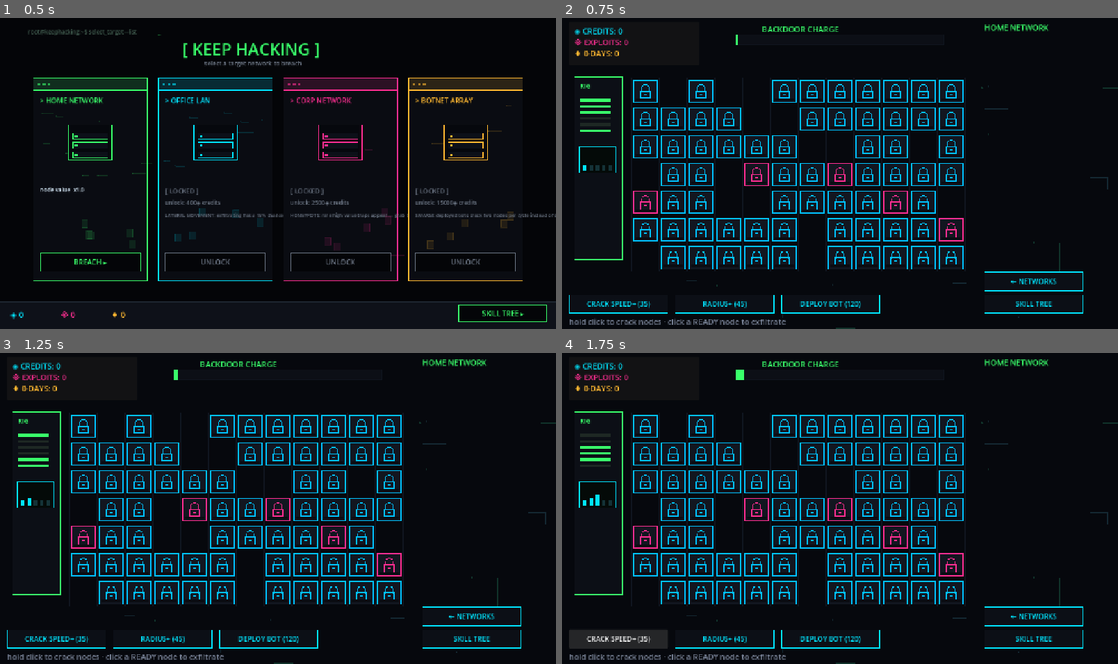
Above: before the commit, frames 1-4 (two rows, left to right).
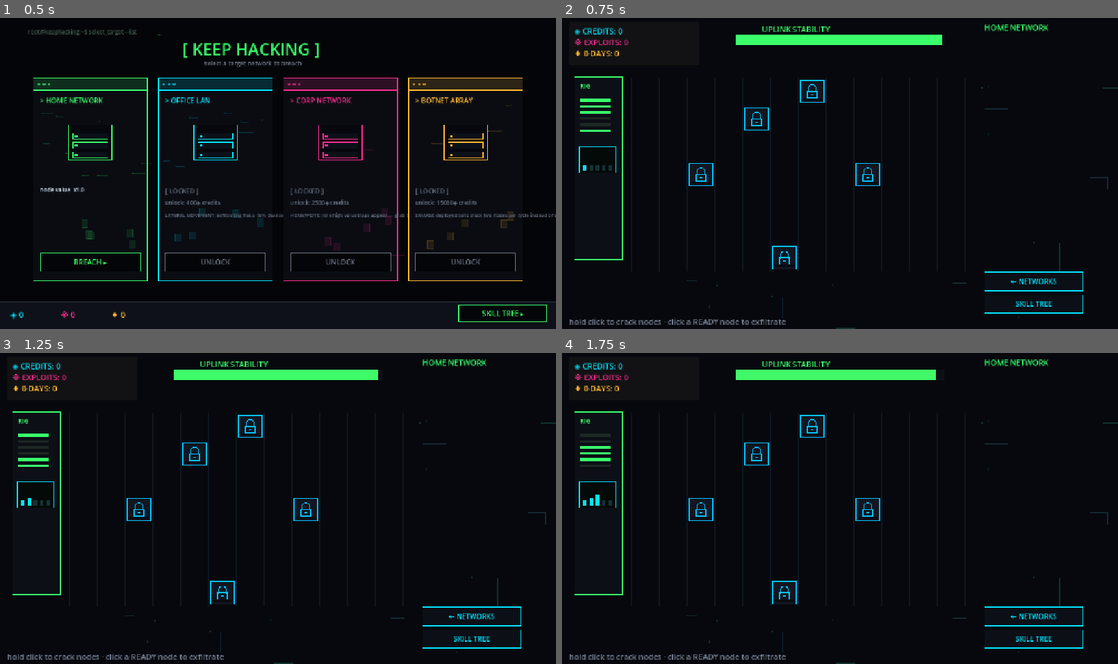
Above: after the commit, the same moments.

Repository: rfonseca85/keep-hacking
Game: Godot game, scene res://scenes/NetworkSelect.tscn
Two runs of this game, one before a commit and one after it. Both use one fixed random seed, a clock stepped at 60 frames per second and the inputs below.
Inputs (mouse positions are in pixels of both pictures, inside the frame that each line leads up to):
- Up to frame 1 (0.5 s): no input
- Up to frame 2 (0.75 s): click "BREACH ▸" at 0.5 s
- Up to frame 3 (1.25 s): no input
- Up to frame 4 (1.75 s): click (617, 639) at 1.25 s, where only the run before the commit has a clickable "CRACK SPEED+ (35)"

Frame 1 is identical in both runs. In frame 2, 8.0% of the frame differs, in the area x 1-73%, y 2-96%; in frame 3, 8.0%; in frame 4, 8.8%.

Commit message:
Refactor core gameplay loop and skill economy
- Replace fixed grid population with sparse, distance-spaced node spawning
  - Add `GameState.max_nodes` and `MIN_NODE_DIST_CELLS` spacing logic
  - Respawn nodes at new free positions on exfiltration/honeypot expiry
- Invert trace meter: stability now drains to zero instead of charging to full
  - Rename HUD label to "UPLINK STABILITY" and end-round text to "CONNECTION LOST"
  - Color-shift progress bar fill from green to red as stability drops
- Remove mid-run upgrade buttons (speed/radius/bot) from the HUD
- Rebalance skill tree costs, scaling, and add new `footprint1` skill
  - Lower base costs and scaling exponent from 1.6 to 1.5
  - Add `NETWORK FOOTPRINT` skill that increases `max_nodes`
- Add implementation spec doc for visual pass over Godot project

Diff:
--- a/scripts/GameState.gd
+++ b/scripts/GameState.gd
@@ -10,10 +10,7 @@
 var yield_mult: float = 1.0
 var round_duration: float = 30.0
 var honeypot_penalty_mult: float = 1.0
-
-var cost_speed: int = 35
-var cost_radius: int = 45
-var cost_bot: int = 120
+var max_nodes: int = 5
 
 var selected_tier: int = 0
 
--- a/scripts/Main.gd
+++ b/scripts/Main.gd
@@ -4,6 +4,7 @@
 const GRID_ROWS := 7
 const CELL := 64
 const GRID_ORIGIN := Vector2(160, 140)
+const MIN_NODE_DIST_CELLS := 2
 
 const COL_BACKDROP := Color8(6, 8, 13)
 const COL_GRID_LINE := Color8(16, 22, 32)
@@ -27,7 +28,7 @@
 var bot_timer: float = 0.0
 var tier: Dictionary
 
-var trace_progress: float = 0.0
+var trace_progress: float = 1.0
 
 var round_active: bool = true
 var round_start_credits: int = 0
@@ -38,6 +39,7 @@
 var mouse_pos: Vector2 = Vector2.ZERO
 
 var cells: Array[ServerNode] = []
+var all_cell_positions: Array[Vector2] = []
 
 var credits_label: Label
 var exploits_label: Label
@@ -45,9 +47,6 @@
 var tier_label: Label
 var trace_bar: ProgressBar
 var trace_label: Label
-var upgrade_speed_btn: Button
-var upgrade_radius_btn: Button
-var upgrade_bot_btn: Button
 
 var summary_panel: Panel
 var summary_credits_lbl: Label
@@ -159,16 +158,52 @@
 func _build_grid() -> void:
 	nodes_layer = Node2D.new()
 	add_child(nodes_layer)
+	all_cell_positions.clear()
 	for r in range(GRID_ROWS):
 		for c in range(GRID_COLS):
-			if randf() < 0.22:
-				continue
-			var n := ServerNode.new()
-			n.position = GRID_ORIGIN + Vector2((c + 0.5) * CELL, (r + 0.5) * CELL)
-			n.reset_locked(randf() < 0.12)
-			n.honeypot_expired.connect(_on_honeypot_expired)
-			nodes_layer.add_child(n)
-			cells.append(n)
+			all_cell_positions.append(GRID_ORIGIN + Vector2((c + 0.5) * CELL, (r + 0.5) * CELL))
+	for i in range(GameState.max_nodes):
+		_spawn_node_at_free_position([])
+
+func _active_positions(exclude: ServerNode) -> Array[Vector2]:
+	var result: Array[Vector2] = []
+	for n in cells:
+		if is_instance_valid(n) and n != exclude:
+			result.append(n.position)
+	return result
+
+func _pick_free_position(avoid: Array[Vector2], exclude: ServerNode = null) -> Vector2:
+	var occupied := _active_positions(exclude)
+	occupied.append_array(avoid)
+	var min_dist := float(MIN_NODE_DIST_CELLS) * CELL
+	while min_dist >= 0.0:
+		var candidates := all_cell_positions.duplicate()
+		candidates.shuffle()
+		for pos in candidates:
+			var ok := true
+			for o in occupied:
+				if pos.distance_to(o) < min_dist:
+					ok = false
+					break
+			if ok:
+				return pos
+		min_dist -= CELL
+	return all_cell_positions[randi() % all_cell_positions.size()]
+
+func _spawn_node_at_free_position(avoid: Array[Vector2]) -> ServerNode:
+	var n := ServerNode.new()
+	n.position = _pick_free_position(avoid)
+	n.reset_locked(_spawn_vulnerable(), _spawn_honeypot())
+	n.honeypot_expired.connect(_on_honeypot_expired)
+	nodes_layer.add_child(n)
+	cells.append(n)
+	return n
+
+func _respawn_elsewhere(n: ServerNode) -> void:
+	var old_pos := n.position
+	cells.erase(n)
+	n.queue_free()
+	_spawn_node_at_free_position([old_pos])
 
 func _spawn_vulnerable() -> bool:
 	return randf() < 0.12
@@ -179,11 +214,11 @@
 func _on_honeypot_expired(n: ServerNode) -> void:
 	if not round_active:
 		return
-	trace_progress = min(1.0, trace_progress + 0.12 * GameState.honeypot_penalty_mult)
+	trace_progress = max(0.0, trace_progress - 0.12 * GameState.honeypot_penalty_mult)
 	_spawn_floating_text(n.position, "ALARM TRIPPED", COL_MAGENTA)
 	_trigger_shake(4.0, 0.2)
 	Audio.play_denied()
-	n.reset_locked(_spawn_vulnerable(), _spawn_honeypot())
+	_respawn_elsewhere(n)
 
 func _build_hud() -> void:
 	hud = CanvasLayer.new()
@@ -201,7 +236,7 @@
 	hud.add_child(exploits_label)
 	hud.add_child(zerodays_label)
 
-	trace_label = _make_label("BACKDOOR CHARGE", COL_GREEN, Vector2(460, 16))
+	trace_label = _make_label("UPLINK STABILITY", COL_GREEN, Vector2(460, 16))
 	hud.add_child(trace_label)
 
 	trace_bar = ProgressBar.new()
@@ -209,7 +244,7 @@
 	trace_bar.size = Vector2(480, 24)
 	trace_bar.min_value = 0
 	trace_bar.max_value = 1
-	trace_bar.value = 0
+	trace_bar.value = 1
 	trace_bar.show_percentage = false
 	var sb_bg := StyleBoxFlat.new()
 	sb_bg.bg_color = COL_PANEL
@@ -222,16 +257,6 @@
 	hud.add_child(trace_bar)
 
 	var btn_y := 640
-	upgrade_speed_btn = _make_upgrade_button("CRACK SPEED+ (%d)" % GameState.cost_speed, Vector2(16, btn_y))
-	upgrade_radius_btn = _make_upgrade_button("RADIUS+ (%d)" % GameState.cost_radius, Vector2(260, btn_y))
-	upgrade_bot_btn = _make_upgrade_button("DEPLOY BOT (%d)" % GameState.cost_bot, Vector2(504, btn_y))
-	upgrade_speed_btn.pressed.connect(_on_upgrade_speed)
-	upgrade_radius_btn.pressed.connect(_on_upgrade_radius)
-	upgrade_bot_btn.pressed.connect(_on_upgrade_bot)
-	hud.add_child(upgrade_speed_btn)
-	hud.add_child(upgrade_radius_btn)
-	hud.add_child(upgrade_bot_btn)
-
 	var skill_btn := _make_upgrade_button("SKILL TREE", Vector2(972, btn_y))
 	skill_btn.pressed.connect(func(): get_tree().change_scene_to_file("res://scenes/SkillTree.tscn"))
 	hud.add_child(skill_btn)
@@ -276,7 +301,7 @@
 	title.add_theme_font_size_override("font_size", 20)
 	summary_panel.add_child(title)
 	var sub := Label.new()
-	sub.text = "backdoor fully charged — here's\nwhat you pulled out this run"
+	sub.text = "connection lost — here's\nwhat you pulled out this run"
 	sub.position = Vector2(18, 46)
 	sub.size = Vector2(264, 40)
 	sub.autowrap_mode = TextServer.AUTOWRAP_WORD
@@ -319,9 +344,9 @@
 func _end_round() -> void:
 	round_active = false
 	is_decrypting = false
-	trace_progress = 1.0
-	trace_bar.value = 1.0
-	trace_label.text = "BACKDOOR CHARGE"
+	trace_progress = 0.0
+	trace_bar.value = 0.0
+	trace_label.text = "CONNECTION LOST"
 	_trigger_shake(8.0, 0.4)
 	Audio.play_breach()
 
@@ -398,10 +423,9 @@
 		gain_text = "+%d" % amt
 		fx_col = COL_GREEN
 		Audio.play_exfiltrate()
-	trace_progress = min(1.0, trace_progress + 0.06)
 	_spawn_burst(n.position, fx_col)
 	_spawn_floating_text(n.position, gain_text, fx_col)
-	n.reset_locked(_spawn_vulnerable(), _spawn_honeypot())
+	_respawn_elsewhere(n)
 
 	var chain_chance: float = tier.get("chain_crack", 0.0)
 	if not was_honeypot and randf() < chain_chance:
@@ -455,7 +479,7 @@
 
 		if is_decrypting:
 			var any_in_range := false
-			for n in cells:
+			for n in cells.duplicate():
 				if not is_instance_valid(n):
 					continue
 				if n.position.distance_to(mouse_pos) > radius:
@@ -481,10 +505,14 @@
 					if target:
 						target.add_progress(1.0)
 
-		trace_progress += delta / GameState.round_duration
-		if trace_progress >= 1.0:
+		trace_progress -= delta / GameState.round_duration
+		if trace_progress <= 0.0:
+			trace_progress = 0.0
 			_end_round()
 		trace_bar.value = trace_progress
+		var fill_sb := trace_bar.get_theme_stylebox("fill") as StyleBoxFlat
+		if fill_sb:
+			fill_sb.bg_color = COL_GREEN.lerp(Color8(255, 60, 60), 1.0 - trace_progress)
 
 	rig_t += delta
 	if rig_node:
@@ -512,39 +540,6 @@
 	exploits_label.text = "※ EXPLOITS: %d" % GameState.exploits
 	zerodays_label.text = "♦ 0-DAYS: %d" % GameState.zerodays
 
-func _on_upgrade_speed() -> void:
-	if GameState.credits >= GameState.cost_speed:
-		GameState.credits -= GameState.cost_speed
-		GameState.decrypt_speed += 0.25
-		GameState.cost_speed = int(GameState.cost_speed * 1.6)
-		upgrade_speed_btn.text = "CRACK SPEED+ (%d)" % GameState.cost_speed
-		Audio.play_upgrade()
-		_refresh_hud()
-	else:
-		Audio.play_denied()
-
-func _on_upgrade_radius() -> void:
-	if GameState.credits >= GameState.cost_radius:
-		GameState.credits -= GameState.cost_radius
-		GameState.decrypt_radius += 8.0
-		GameState.cost_radius = int(GameState.cost_radius * 1.6)
-		upgrade_radius_btn.text = "RADIUS+ (%d)" % GameState.cost_radius
-		Audio.play_upgrade()
-		_refresh_hud()
-	else:
-		Audio.play_denied()
-
-func _on_upgrade_bot() -> void:
-	if GameState.credits >= GameState.cost_bot:
-		GameState.credits -= GameState.cost_bot
-		GameState.bot_level += 1
-		GameState.cost_bot = int(GameState.cost_bot * 1.8)
-		upgrade_bot_btn.text = "DEPLOY BOT (%d)" % GameState.cost_bot
-		Audio.play_upgrade()
-		_refresh_hud()
-	else:
-		Audio.play_denied()
-
 func _draw() -> void:
 	if is_decrypting:
 		draw_arc(mouse_pos, GameState.decrypt_radius, 0, TAU, 32, COL_CYAN, 2.0)
--- a/scripts/SkillTree.gd
+++ b/scripts/SkillTree.gd
@@ -46,16 +46,17 @@
 func _define_skills() -> void:
 	var center := Vector2(640, 380)
 	skills = [
-		SkillDef.new("speed1", "FASTER CRACK", "bolt", center + Vector2(-220, -120), 30, 5, func(): GameState.decrypt_speed += 0.2, "+0.2 crack speed per level"),
-		SkillDef.new("speed2", "BURST DECRYPT", "bolt2", center + Vector2(-380, -160), 150, 3, func(): GameState.decrypt_speed += 0.5, "+0.5 crack speed per level"),
-		SkillDef.new("radius1", "WIDER SCAN", "scan", center + Vector2(-220, 120), 40, 5, func(): GameState.decrypt_radius += 6.0, "+6 scan radius per level"),
-		SkillDef.new("radius2", "DEEP SCAN", "scan2", center + Vector2(-380, 160), 180, 3, func(): GameState.decrypt_radius += 14.0, "+14 scan radius per level"),
-		SkillDef.new("bot1", "DEPLOY BOT", "bot", center + Vector2(220, -120), 120, 4, func(): GameState.bot_level += 1, "+1 auto-crack bot per level"),
-		SkillDef.new("bot2", "BOTNET SWARM", "bot2", center + Vector2(380, -160), 500, 2, func(): GameState.bot_level += 2, "+2 auto-crack bots per level"),
-		SkillDef.new("yield1", "DATA COMPRESS", "cash", center + Vector2(220, 120), 60, 5, func(): GameState.yield_mult += 0.15, "+15% credits from every node, per level"),
-		SkillDef.new("yield2", "ZERO-DAY CACHE", "diamond", center + Vector2(380, 160), 800, 3, func(): GameState.zerodays += 1, "+1 0-day per level"),
-		SkillDef.new("duration1", "STEALTH ROUTING", "clock", center + Vector2(0, -230), 80, 4, func(): GameState.round_duration += 4.0, "+4s per run before the backdoor fully charges"),
-		SkillDef.new("forensics1", "COUNTER-FORENSICS", "shield", center + Vector2(0, 230), 150, 3, func(): GameState.honeypot_penalty_mult = max(0.2, GameState.honeypot_penalty_mult - 0.25), "-25% alarm penalty from tripped honeypots"),
+		SkillDef.new("speed1", "FASTER CRACK", "bolt", center + Vector2(-220, -120), 18, 5, func(): GameState.decrypt_speed += 0.2, "+0.2 crack speed per level"),
+		SkillDef.new("speed2", "BURST DECRYPT", "bolt2", center + Vector2(-380, -160), 90, 3, func(): GameState.decrypt_speed += 0.5, "+0.5 crack speed per level"),
+		SkillDef.new("radius1", "WIDER SCAN", "scan", center + Vector2(-220, 120), 22, 5, func(): GameState.decrypt_radius += 6.0, "+6 scan radius per level"),
+		SkillDef.new("radius2", "DEEP SCAN", "scan2", center + Vector2(-380, 160), 100, 3, func(): GameState.decrypt_radius += 14.0, "+14 scan radius per level"),
+		SkillDef.new("bot1", "DEPLOY BOT", "bot", center + Vector2(220, -120), 65, 4, func(): GameState.bot_level += 1, "+1 auto-crack bot per level"),
+		SkillDef.new("bot2", "BOTNET SWARM", "bot2", center + Vector2(380, -160), 275, 2, func(): GameState.bot_level += 2, "+2 auto-crack bots per level"),
+		SkillDef.new("yield1", "DATA COMPRESS", "cash", center + Vector2(220, 120), 30, 5, func(): GameState.yield_mult += 0.15, "+15% credits from every node, per level"),
+		SkillDef.new("yield2", "ZERO-DAY CACHE", "diamond", center + Vector2(380, 160), 440, 3, func(): GameState.zerodays += 1, "+1 0-day per level"),
+		SkillDef.new("duration1", "STEALTH ROUTING", "clock", center + Vector2(0, -230), 40, 4, func(): GameState.round_duration += 4.0, "+4s of uplink stability before connection drops"),
+		SkillDef.new("forensics1", "COUNTER-FORENSICS", "shield", center + Vector2(0, 230), 80, 3, func(): GameState.honeypot_penalty_mult = max(0.2, GameState.honeypot_penalty_mult - 0.25), "-25% alarm penalty from tripped honeypots"),
+		SkillDef.new("footprint1", "NETWORK FOOTPRINT", "grid", center + Vector2(230, 0), 35, 5, func(): GameState.max_nodes += 2, "+2 machines visible on the grid at once, per level"),
 	]
 	for s in skills:
 		levels[s.id] = 0
@@ -110,7 +111,7 @@
 func _on_node_pressed(s, btn: Button) -> void:
 	if levels[s.id] >= s.max_level:
 		return
-	var cost: int = int(s.cost * pow(1.6, levels[s.id]))
+	var cost: int = int(s.cost * pow(1.5, levels[s.id]))
 	if GameState.credits >= cost:
 		GameState.credits -= cost
 		levels[s.id] += 1
@@ -136,7 +137,7 @@
 		btn.add_theme_color_override("font_color", COL_GREEN)
 		icon_node.col = COL_GREEN
 	else:
-		var cost: int = int(s.cost * pow(1.6, lvl))
+		var cost: int = int(s.cost * pow(1.5, lvl))
 		btn.text = "\n\n%s\nLv%d (%d)" % [s.label, lvl, cost]
 	icon_node.queue_redraw()
 
@@ -204,7 +205,7 @@
 	if lvl >= s.max_level:
 		preview_cost.text = "MAX LEVEL (%d/%d)" % [lvl, s.max_level]
 	else:
-		var cost: int = int(s.cost * pow(1.6, lvl))
+		var cost: int = int(s.cost * pow(1.5, lvl))
 		preview_cost.text = "%d → %d   cost: %d credits" % [lvl, lvl + 1, cost]
 	preview_panel.visible = true
 
@@ -262,3 +263,7 @@
 				draw_colored_polygon(PackedVector2Array([Vector2(0,-10), Vector2(8,-6), Vector2(8,2), Vector2(0,10), Vector2(-8,2), Vector2(-8,-6)]), Color(col.r, col.g, col.b, 0.25))
 				var pts := PackedVector2Array([Vector2(0,-10), Vector2(8,-6), Vector2(8,2), Vector2(0,10), Vector2(-8,2), Vector2(-8,-6), Vector2(0,-10)])
 				draw_polyline(pts, col, 2.0)
+			"grid":
+				for gx in range(2):
+					for gy in range(2):
+						draw_rect(Rect2(-9 + gx * 10, -9 + gy * 10, 7, 7), col, false, 1.5)
Not shown, added: .DS_Store
Not shown, added: KEEP_HACKING_GODOT_VISUAL_IMPLEMENTATION.md
